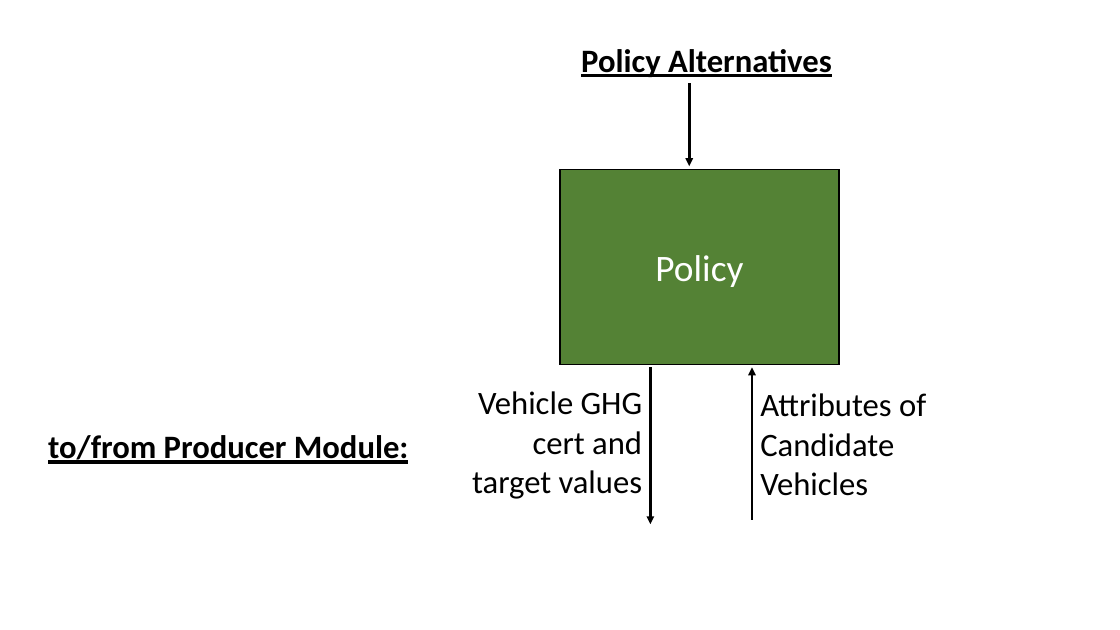
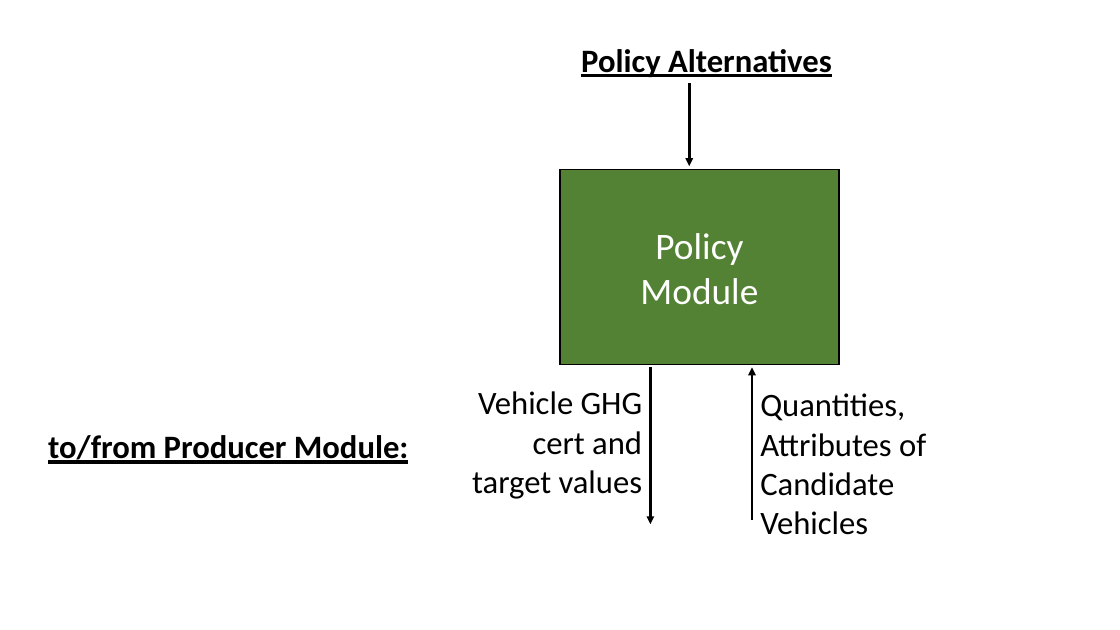
Before and after one commit to USEPA/EPA_OMEGA_Model, a slide deck: slide 9 of doc/source/_static/raw_figures.pptx. Drawn at 1120x630 pixels with LibreOffice and Linux fonts; fonts in the diff are those of the drawing. Boxes give left, top, right and bottom in pixels: in the first picture for what was removed or moved away, otherwise in the second. Text is boxed around its words. In the diff, an @@ line names an element or a change of style, - is before the commit and + after.

```diff
--- a/doc/source/_static/raw_figures.pptx
+++ b/doc/source/_static/raw_figures.pptx
@@ text in rectangle at [640,278,758,305]: paragraph added @@
+Module
@@ text at [760,393,926,535]: text changed @@
-Attributes of Candidate Vehicles
+Quantities, Attributes of Candidate Vehicles
```
Also in this commit, not shown: 3 other slides changed.
